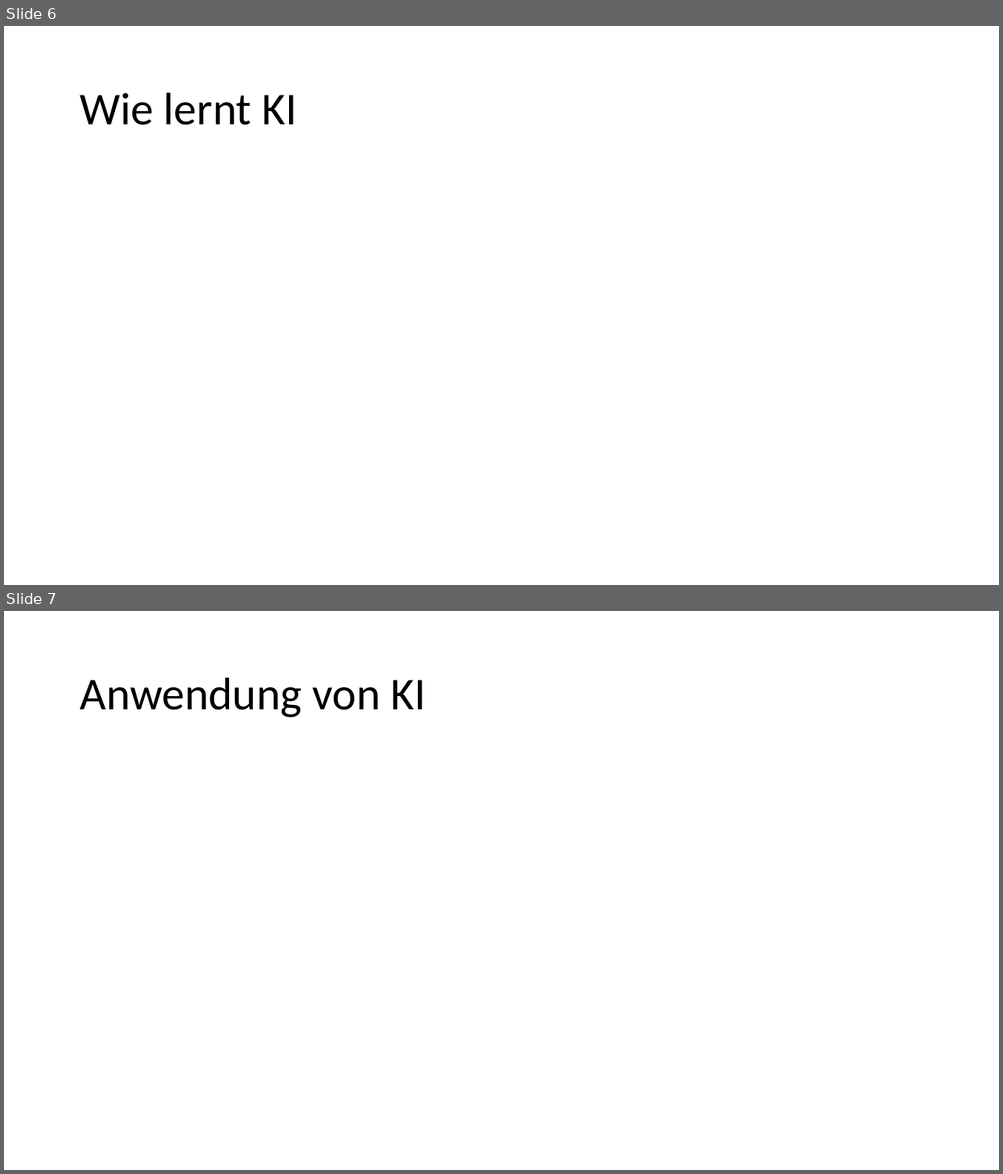
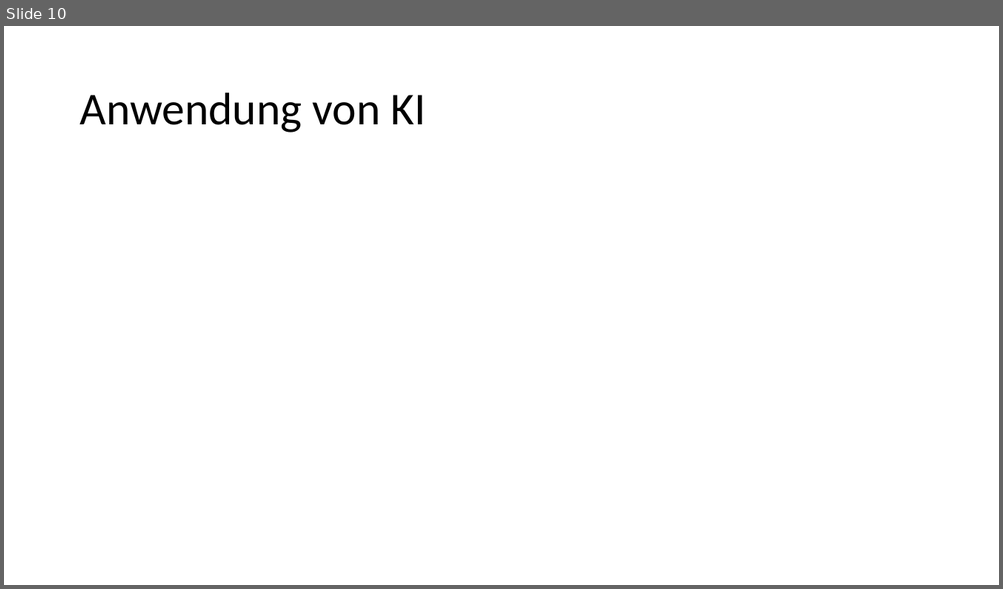
Before and after one commit to TomTom148/TomTom148.github.io, a slide deck: AI-Presentation.pptx. Shown one above the other, each under a label of ours: slides 6 and 7 before the commit, slide 10 after it. The pictures are 1003x1174 and 1003x589 pixels, drawn with LibreOffice and Linux fonts; fonts in the diff are those of the drawing. Boxes give left, top, right and bottom in pixels: in the first picture for what was removed or moved away, otherwise in the second. Text is boxed around its words. In the diff, an @@ line names an element or a change of style, - is before the commit and + after.

```diff
--- a/AI-Presentation.pptx
+++ b/AI-Presentation.pptx
@@ slide 6 removed at (4,26,999,585), background #FFFFFF @@
@@ title removed at (79,93,296,125) @@
-Wie lernt KI
@@ what was slide 7 is now slide 10 @@
```
Also in this commit, not shown: 4 slides changed, 4 slides added, 1 other file.
